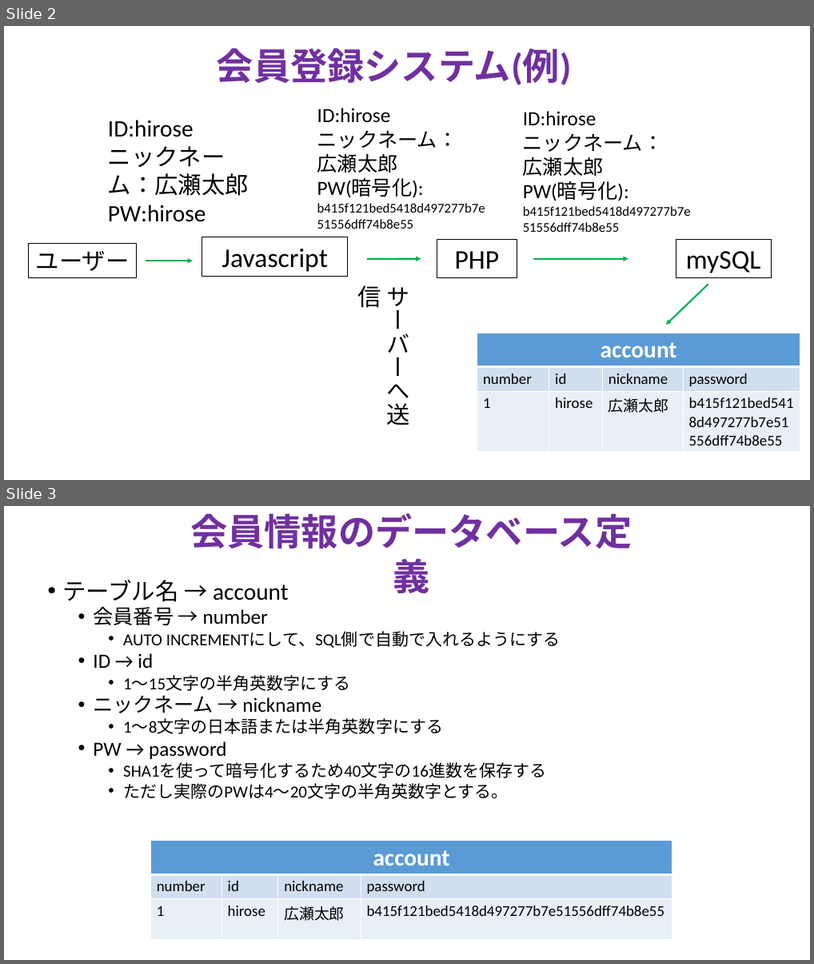
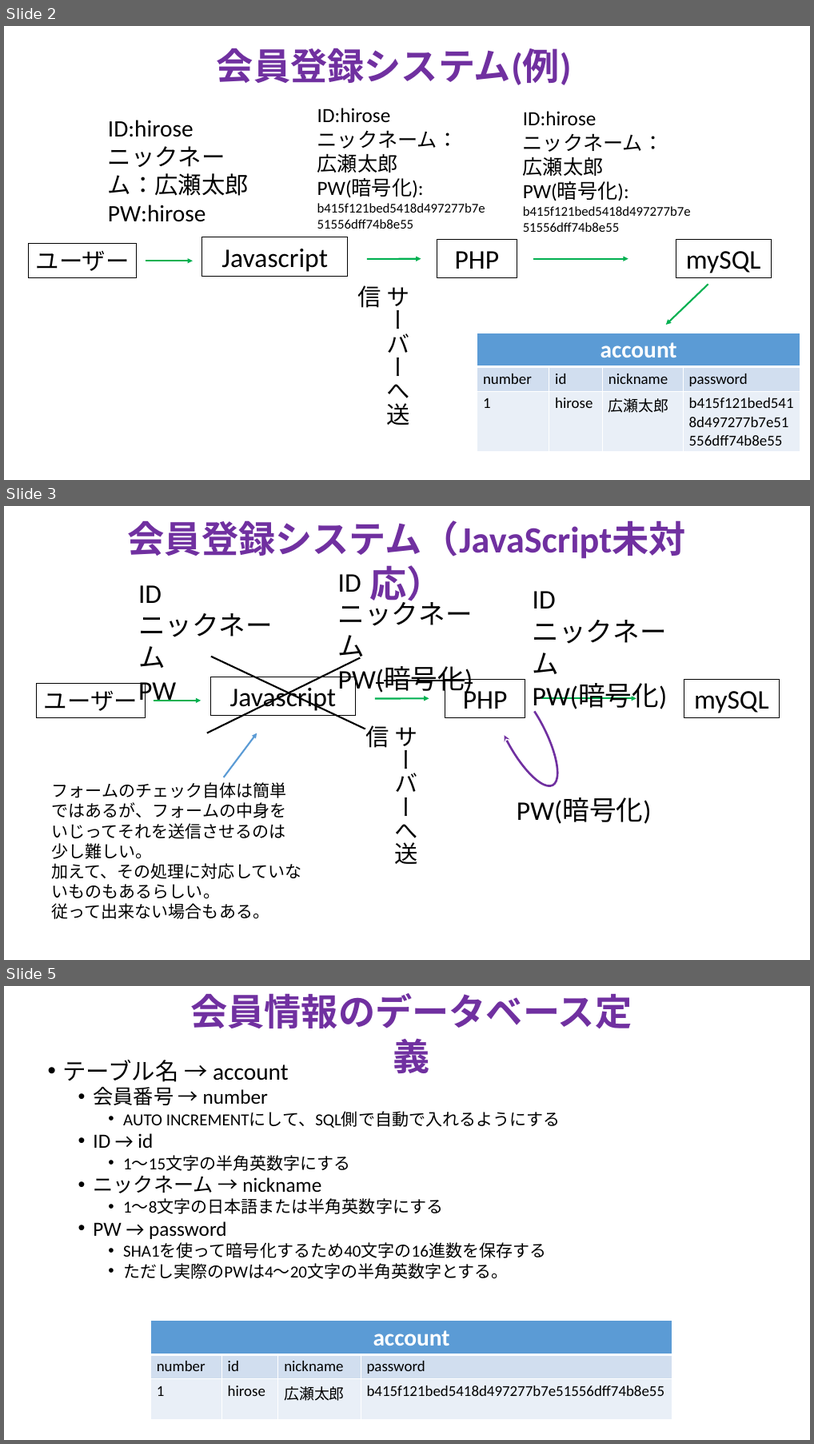
Before and after one commit to TakanoriOnuma/WebApplication, a slide deck: design/Webアプリケーションシステム.pptx. Shown one above the other, each under a label of ours: slides 2 and 3 before the commit, slides 2, 3 and 5 after it; the slides between them are not shown. The pictures are 814x964 and 814x1444 pixels, drawn with LibreOffice and Linux fonts; fonts in the diff are those of the drawing. Boxes give left, top, right and bottom in pixels: in the first picture for what was removed or moved away, otherwise in the second. Text is boxed around its words. In the diff, an @@ line names an element or a change of style, - is before the commit and + after.

Commit message:
JavaScriptでフォーム送信が出来なかったときの対応を書いた
JavaScriptでフォーム送信をするのは思っていたよりも難しく、
また古いブラウザだと対応していない場合がある。
更に低級な処理を行うと出来なくはないらしいが、そんな無理してやる必要はないため、
PHP側でも暗号化して処理をするようなシステムを考案した。

```diff
--- a/design/Webアプリケーションシステム.pptx
+++ b/design/Webアプリケーションシステム.pptx
@@ slide 3 added at box(4, 506, 810, 960), background #FFFFFF @@
@@ text added at box(128, 520, 686, 559), 44 pt, text #7030A0, bold @@
+会員登録システム（JavaScript未対応）
@@ text added at box(338, 574, 474, 695), 32 pt, text #000000 @@
+ID
+ニックネーム
+PW(暗号化)
@@ text added at box(138, 585, 273, 706), 32 pt, text #000000 @@
+ID
+ニックネーム
+PW
@@ text added at box(533, 591, 668, 712), 32 pt, text #000000 @@
+ID
+ニックネーム
+PW(暗号化)
@@ line added from (360, 658) to (207, 733), #000000 2 pt @@
@@ line added from (211, 656) to (366, 728), #000000 2 pt @@
@@ arc (boxed as its full ellipse) added at box(480, 672, 570, 794), outline #7030A0 2.5 pt @@
@@ rectangle added at box(37, 684, 145, 718), outline #000000 0.75 pt, 28 pt, text #000000 @@
+ユーザー
@@ rectangle added at box(210, 676, 355, 716), outline #000000 0.75 pt, 32 pt, text #000000 @@
+Javascript
@@ rectangle added at box(446, 679, 526, 718), outline #000000 0.75 pt, 32 pt, text #000000 @@
+PHP
@@ rectangle added at box(685, 679, 779, 718), outline #000000 0.75 pt, 32 pt, text #000000 @@
+mySQL
@@ arrow added from (154, 700) to (202, 700), #00B050 2 pt @@
@@ arrow added from (375, 698) to (430, 698), #00B050 2 pt @@
@@ arrow added from (542, 698) to (637, 698), #00B050 2 pt @@
@@ arrow added from (223, 777) to (257, 733), #5B9BD5 2 pt @@
@@ text added at box(394, 727, 418, 864), 28 pt, text #000000 @@
+サーバーへ送信
@@ text added at box(52, 782, 302, 919), 20 pt, text #000000 @@
+フォームのチェック自体は簡単ではあるが、フォームの中身をいじってそれを送信させるのは少し難しい。
+加えて、その処理に対応していないものもあるらしい。
+従って出来ない場合もある。
@@ text added at box(517, 797, 652, 824), 32 pt, text #000000 @@
+PW(暗号化)
@@ what was slide 3 is now slide 5 @@
```
Also in this commit, not shown: 3 other slides added.
